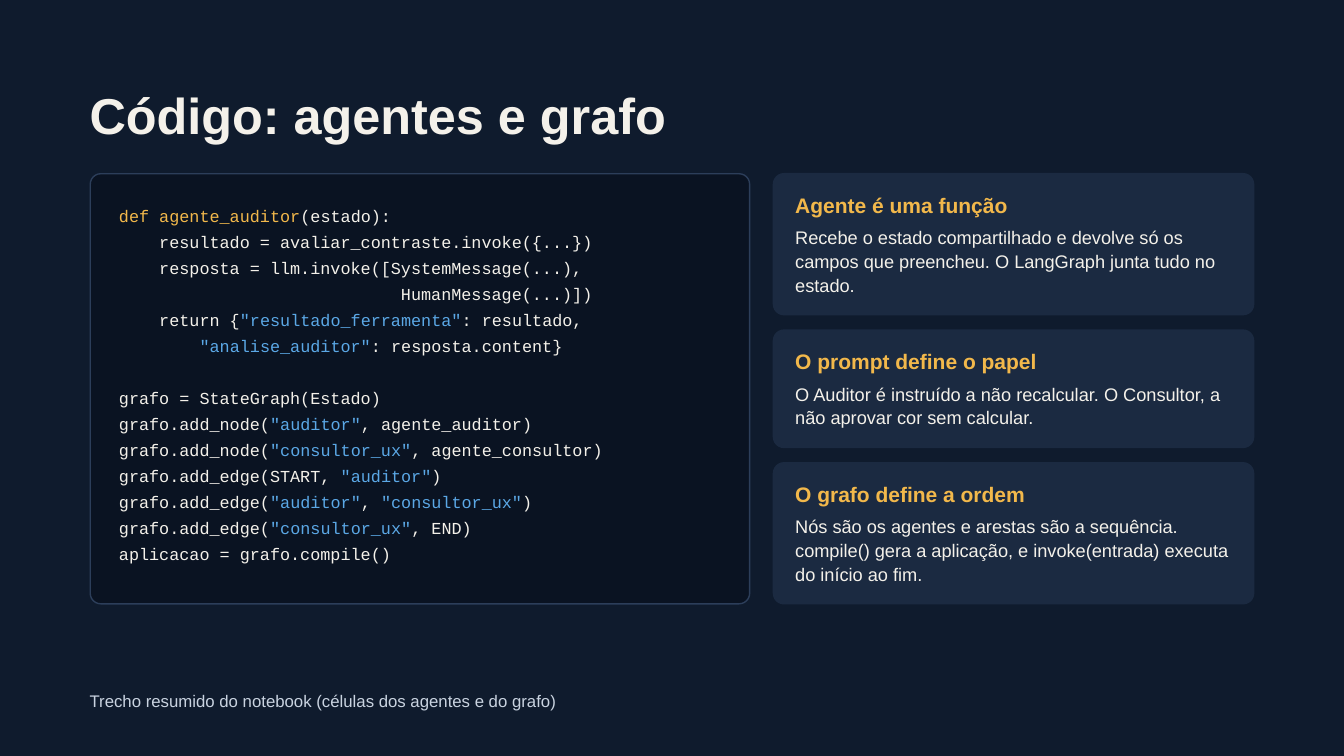
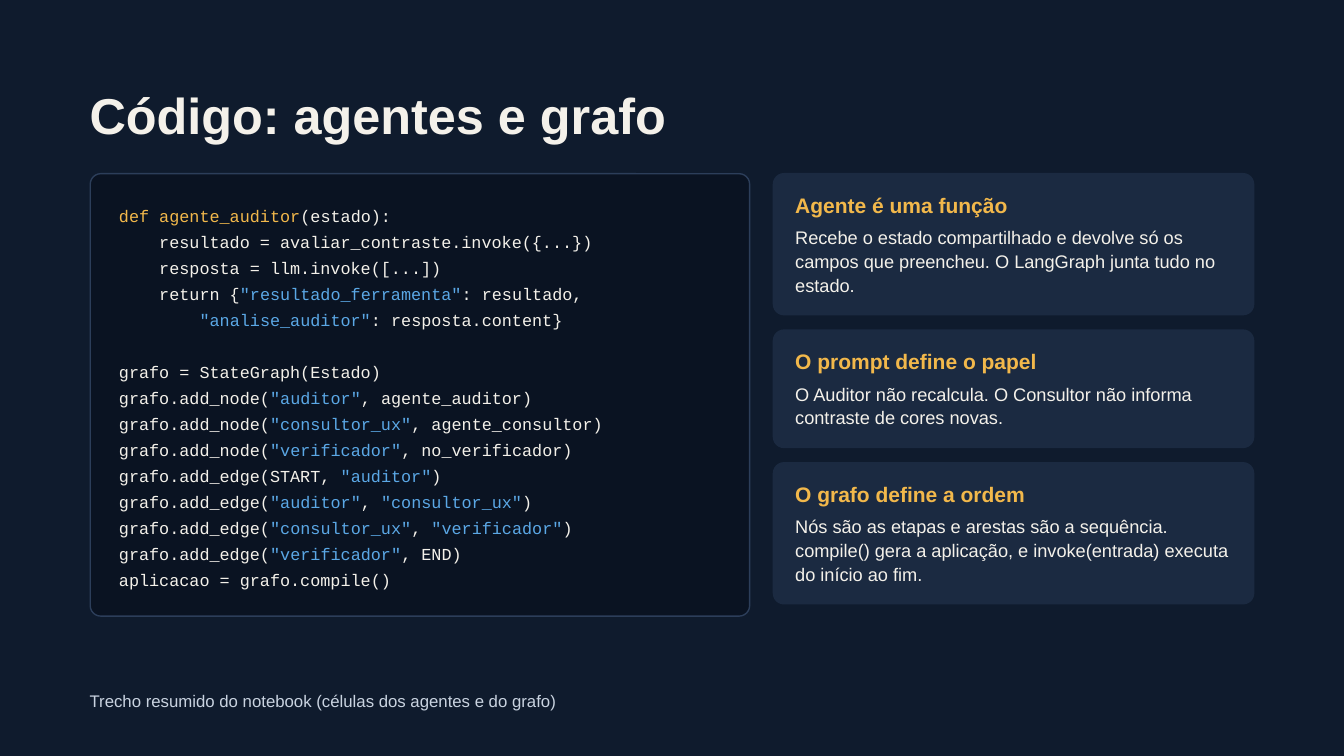
Before and after one commit to Fernanderson123/Trabalho-Pr-tico-06---Agentes-Inteligentes, a slide deck: slide 5 of TP06 — Assistente de Acessibilidade.pptx. Drawn at 1344x756 pixels with LibreOffice and Linux fonts; fonts in the diff are those of the drawing. Boxes give left, top, right and bottom in pixels: in the first picture for what was removed or moved away, otherwise in the second. Text is boxed around its words. In the diff, an @@ line names an element or a change of style, - is before the commit and + after.

```diff
--- a/TP06 — Assistente de Acessibilidade.pptx
+++ b/TP06 — Assistente de Acessibilidade.pptx
@@ rounded rectangle "def agente_auditor(estado):": place and size @@
-rounded rectangle "def agente_auditor(estado):" at box(91, 173, 750, 604)
+rounded rectangle "def agente_auditor(estado):" at box(91, 173, 750, 616)
@@ text in rounded rectangle at box(159, 262, 441, 278): text changed @@
-resposta = llm.invoke([SystemMessage(...),
-HumanMessage(...)])
+resposta = llm.invoke([...])
@@ text at box(795, 387, 1192, 424): text changed @@
-O Auditor é instruído a não recalcular. O Consultor, a não aprovar cor sem calcular.
+O Auditor não recalcula. O Consultor não informa contraste de cores novas.
@@ text in rounded rectangle at box(119, 444, 572, 460): paragraph added @@
+grafo.add_node("verificador", no_verificador)
@@ text in rounded rectangle at box(119, 522, 572, 564): text changed; text colour #F4F1EA to #5BA8E6 @@
-grafo.add_edge("consultor_ux", END)
+grafo.add_edge("consultor_ux", "verificador")
+grafo.add_edge("verificador", END)
@@ text at box(795, 519, 1229, 581): text changed @@
-Nós são os agentes e arestas são a sequência. compile() gera a aplicação, e invoke(entrada) executa do início ao fim.
+Nós são as etapas e arestas são a sequência. compile() gera a aplicação, e invoke(entrada) executa do início ao fim.
```
Also in this commit, not shown: 2 other slides changed, 3 slides added, 1 slide removed.
